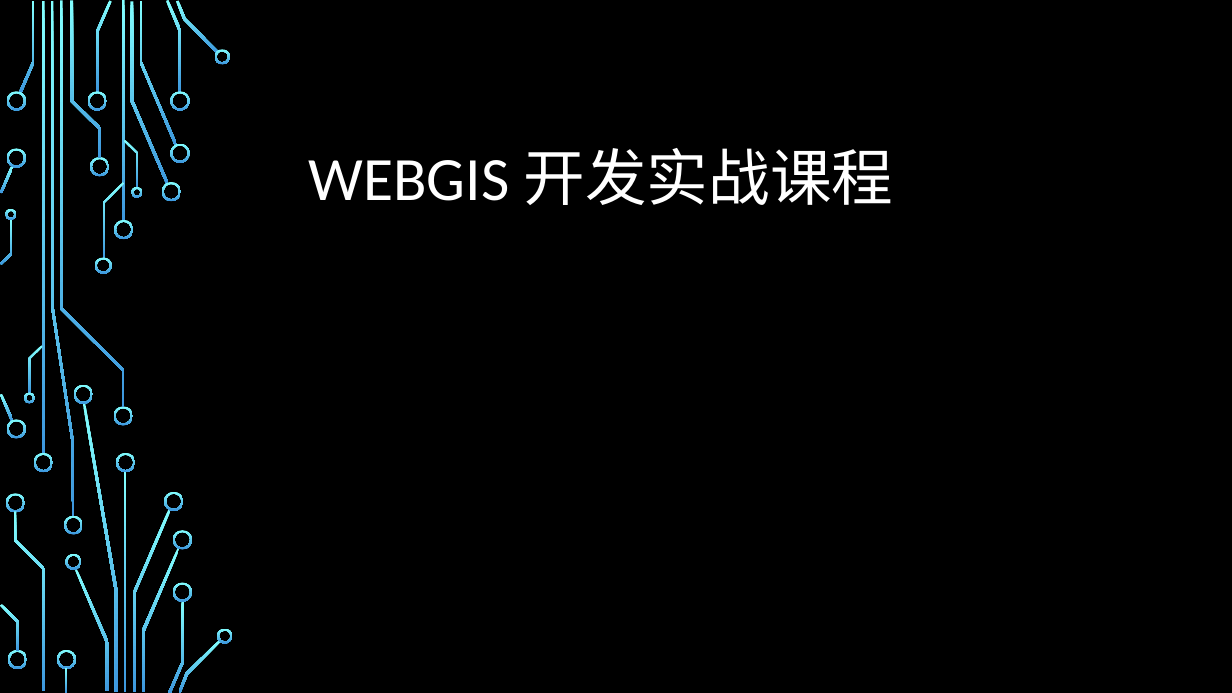
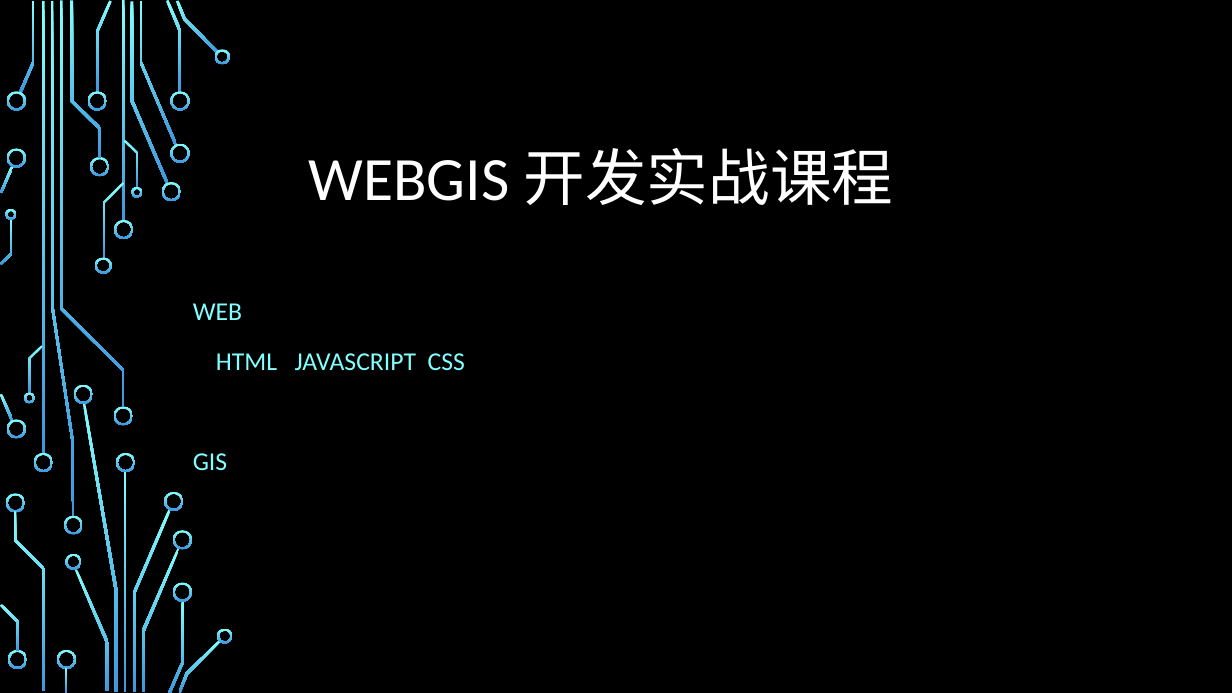
Before and after one commit to guojs/webgis, a slide deck: slide 1 of resource/WebGIS课程大纲.pptx. Drawn at 1232x693 pixels with LibreOffice and Linux fonts; fonts in the diff are those of the drawing; background and template pictures are left out. Boxes give left, top, right and bottom in pixels: in the first picture for what was removed or moved away, otherwise in the second. Text is boxed around its words. In the diff, an @@ line names an element or a change of style, - is before the commit and + after.

```diff
--- a/resource/WebGIS课程大纲.pptx
+++ b/resource/WebGIS课程大纲.pptx
@@ subtitle added at [193,303,465,470], 20 pt, text #82FFFF @@
+WEB
+HTML JAVASCRIPT CSS
+GIS
```
Also in this commit, not shown: 4 other slides changed, 19 slides added, 1 slide removed, 44 other files.
